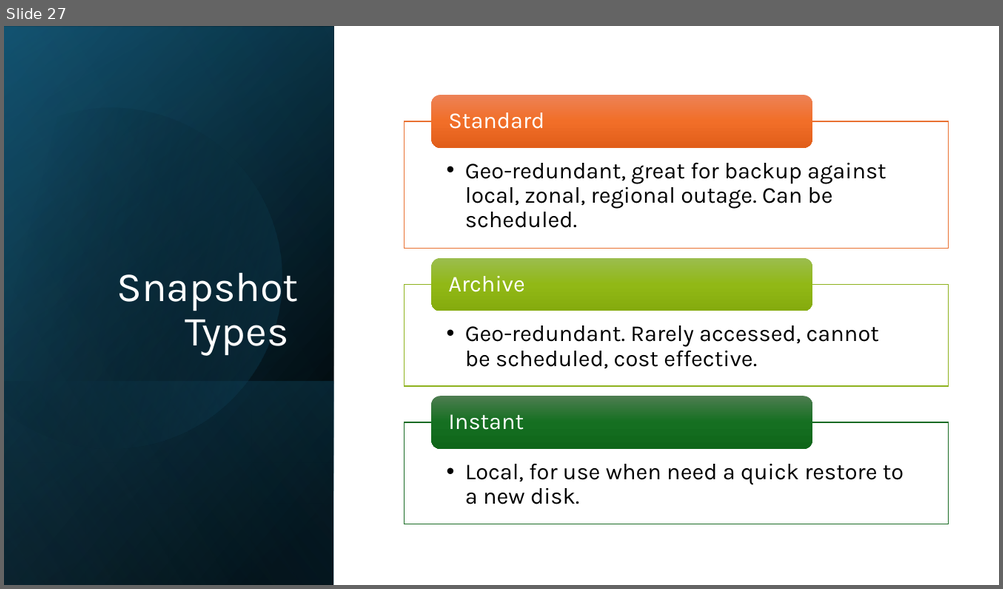
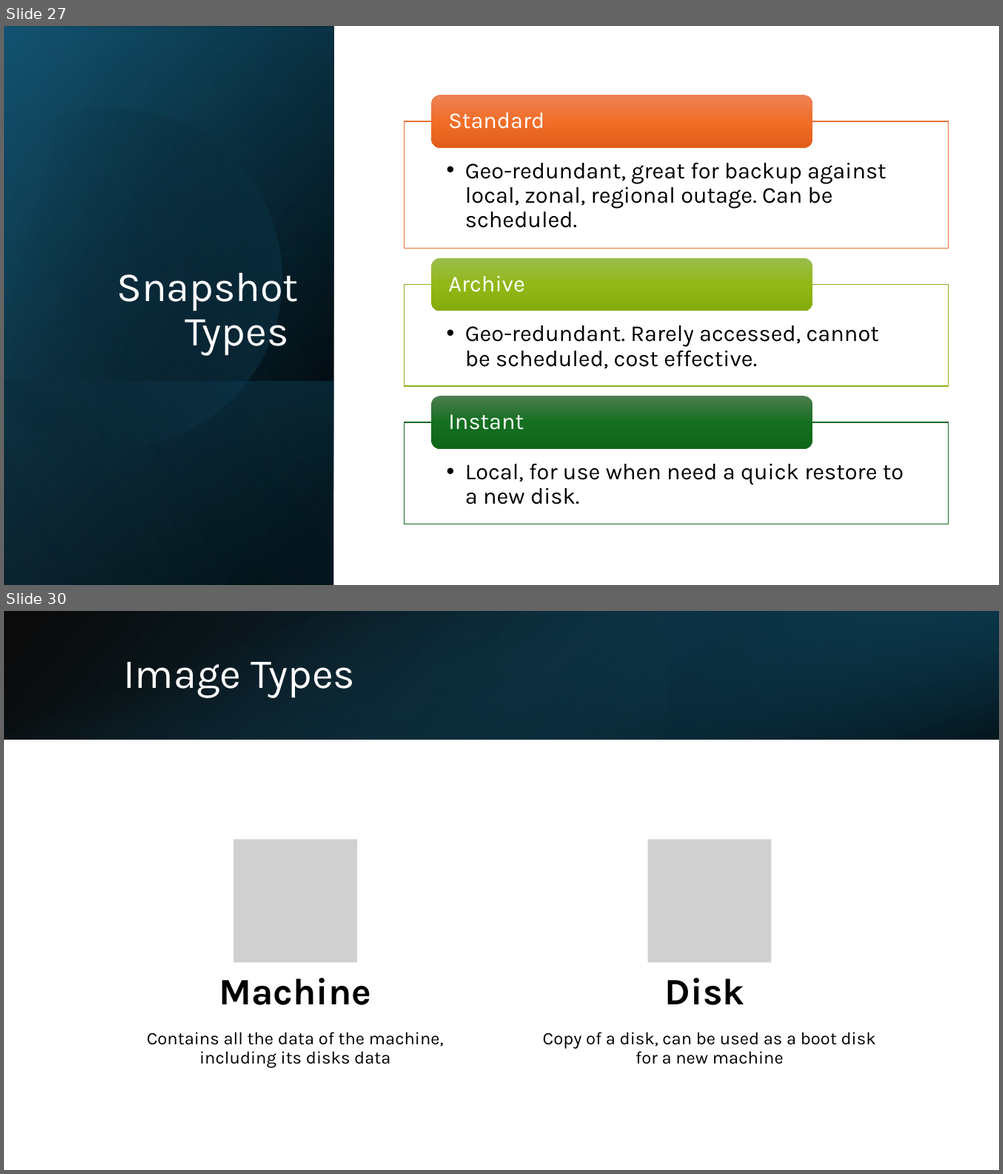
Before and after one commit to lkdrall/GCP-Professional, a slide deck: Module-2 Project, Compute.pptx. Shown one above the other, each under a label of ours: slide 27 before the commit, slides 27 and 30 after it; the slides between them are not shown. The pictures are 1003x589 and 1003x1174 pixels, drawn with LibreOffice and Linux fonts; fonts in the diff are those of the drawing; grey boxes stand for pictures. Boxes give left, top, right and bottom in pixels: in the first picture for what was removed or moved away, otherwise in the second. Text is boxed around its words. In the diff, an @@ line names an element or a change of style, - is before the commit and + after.

```diff
--- a/Module-2 Project, Compute.pptx
+++ b/Module-2 Project, Compute.pptx
@@ slide 30 added at <box>4,611,999,1170</box>, background #FFFFFF @@
@@ rectangle added at <box>4,611,999,739</box>, fill gradient #000000 to #104862 @@
@@ rectangle added at <box>4,612,998,740</box>, fill gradient #156082 to #000000 @@
@@ rectangle added at <box>667,611,999,739</box>, fill gradient #0B3041 to #156082 @@
@@ title added at <box>123,662,356,698</box>, 40 pt, text #FFFFFF @@
+Image Types
@@ group added at <box>147,840,876,1068</box>: 4 texts, 2 pictures @@
+Machine
+Contains all the data of the machine, including its disks data
+Disk
+Copy of a disk, can be used as a boot disk for a new machine
```
Also in this commit, not shown: 8 other slides added.
